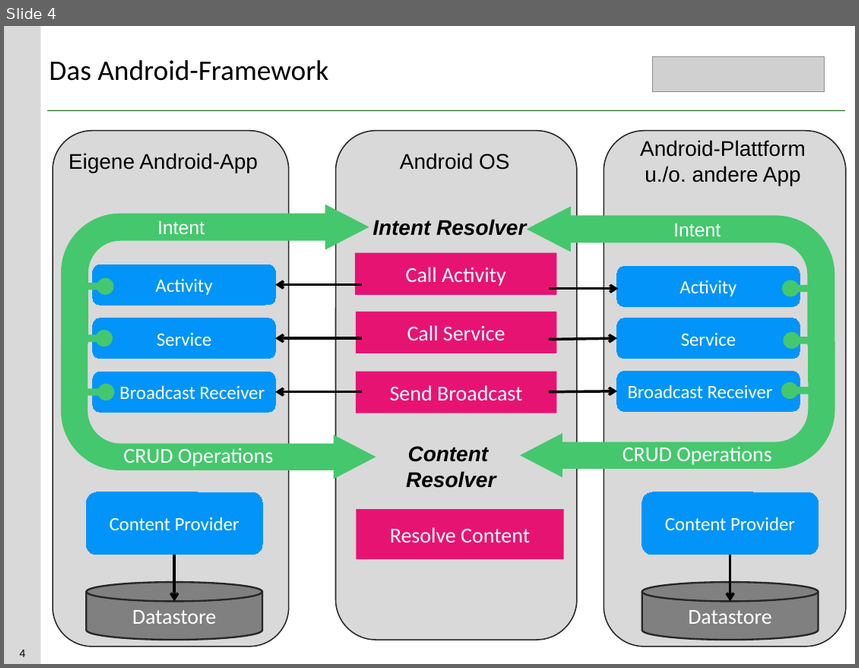
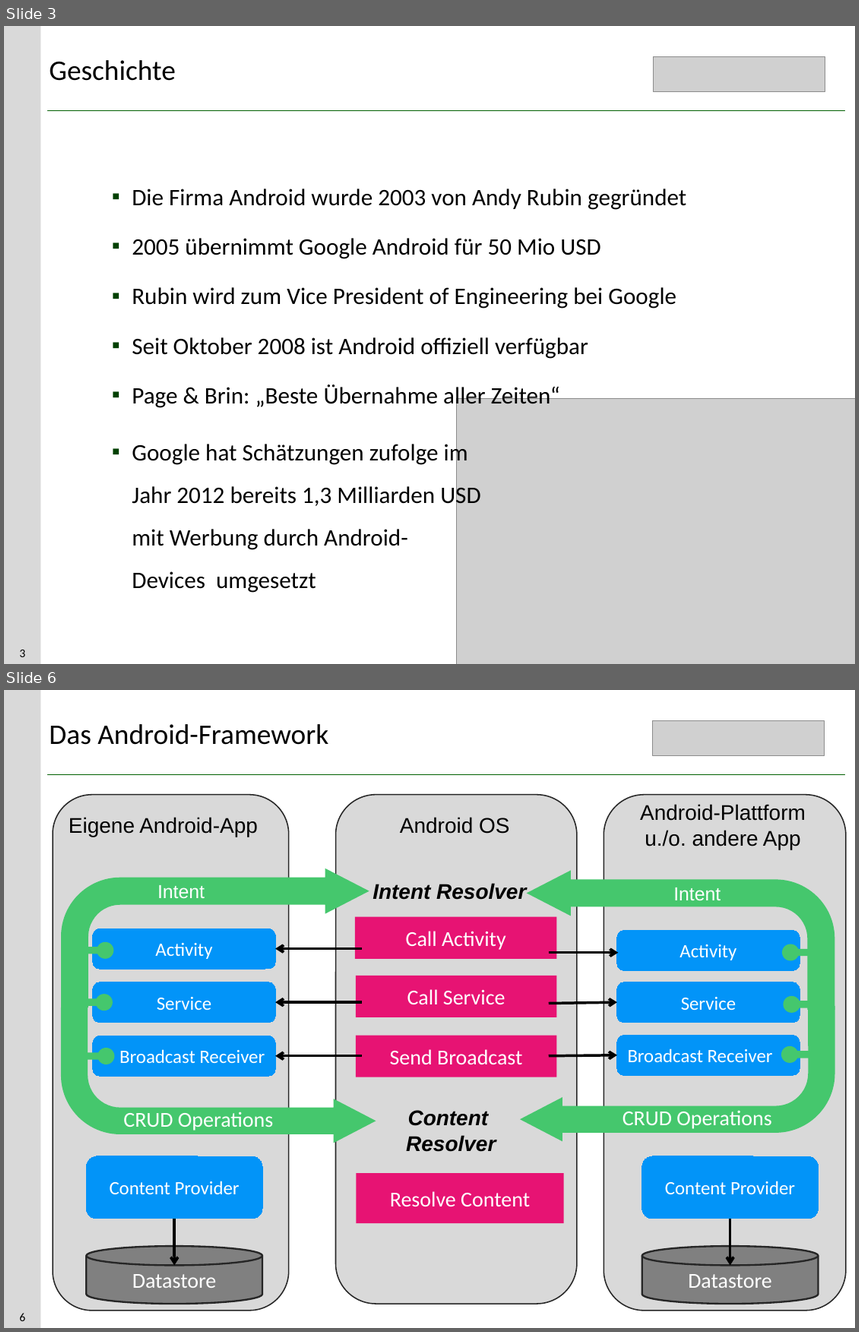
Before and after one commit to susannebraun/TutorialDay, a slide deck: Einführung.pptx. Shown one above the other, each under a label of ours: slide 4 before the commit, slides 3 and 6 after it; the slides between them are not shown. The pictures are 859x668 and 859x1332 pixels, drawn with LibreOffice and Linux fonts; fonts in the diff are those of the drawing; grey boxes stand for pictures. Boxes give left, top, right and bottom in pixels: in the first picture for what was removed or moved away, otherwise in the second. Text is boxed around its words. In the diff, an @@ line names an element or a change of style, - is before the commit and + after.

```diff
--- a/Einführung.pptx
+++ b/Einführung.pptx
@@ slide 3 added at (4,26,855,664), background #FFFFFF; not listed: 3 template elements that a slide beside it also shows @@
@@ title added at (49,60,175,81), 24 pt, text #000000 @@
+Geschichte
@@ picture added at (654,56,826,91) @@
@@ text added at (132,189,686,410), 20 pt, text #000000 @@
+▪ Die Firma Android wurde 2003 von Andy Rubin gegründet
+▪ 2005 übernimmt Google Android für 50 Mio USD
+▪ Rubin wird zum Vice President of Engineering bei Google
+▪ Seit Oktober 2008 ist Android offiziell verfügbar
+▪ Page & Brin: „Beste Übernahme aller Zeiten“
@@ picture added at (456,399,855,664) @@
@@ text added at (132,441,481,593), 20 pt, text #000000 @@
+▪ Google hat Schätzungen zufolge im Jahr 2012 bereits 1,3 Milliarden USD mit Werbung durch Android-Devices umgesetzt
@@ what was slide 4 is now slide 6 @@
@@ page number at (19,1313,25,1322): text changed @@
-4
+6
```
Also in this commit, not shown: 3 slides changed, 1 other slide added.
